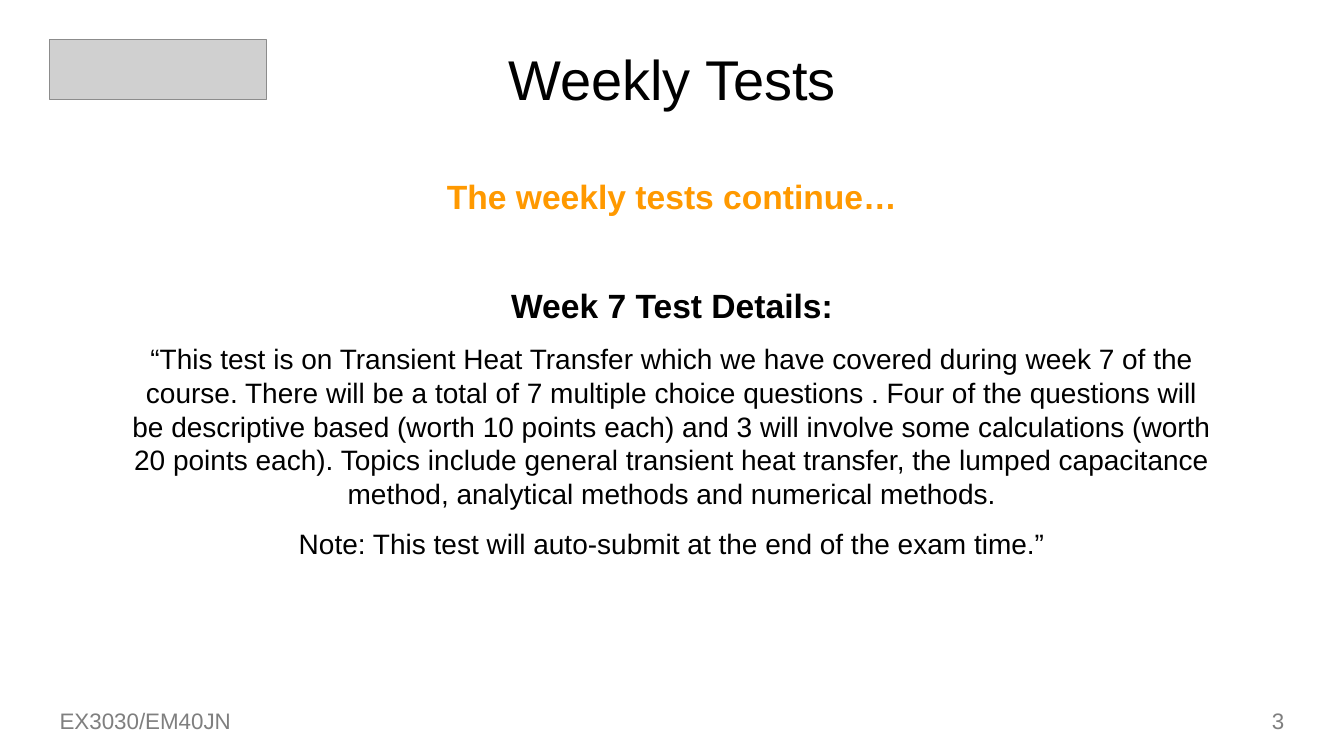
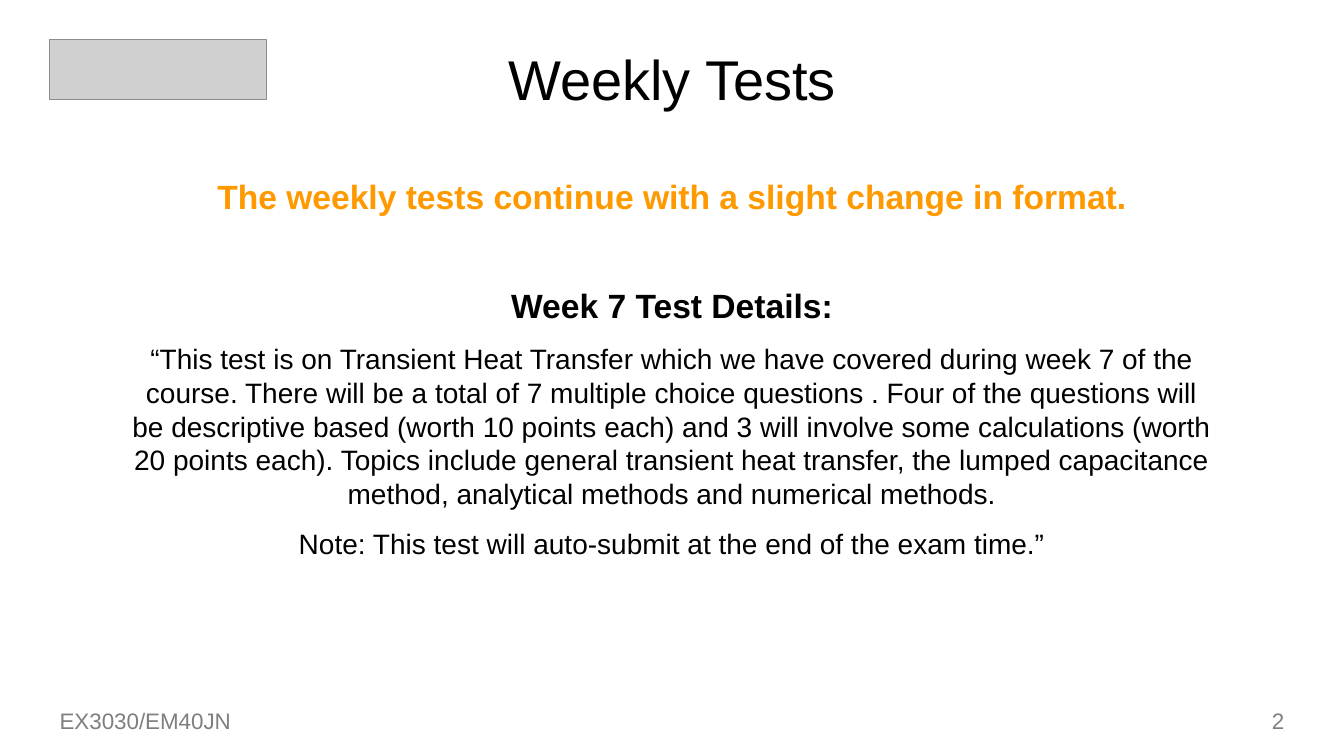
Before and after one commit to toastedcrumpets/HMMT, a slide deck: slide 2 of oldnotes/Week7-01.pptx (slide 3 before the commit). Drawn at 1344x756 pixels with LibreOffice and Linux fonts; fonts in the diff are those of the drawing; grey boxes stand for pictures. Boxes give left, top, right and bottom in pixels: in the first picture for what was removed or moved away, otherwise in the second. Text is boxed around its words. In the diff, an @@ line names an element or a change of style, - is before the commit and + after.

```diff
--- a/oldnotes/Week7-01.pptx
+++ b/oldnotes/Week7-01.pptx
@@ text at (x1=217, y1=184, x2=1126, y2=216): text changed @@
-The weekly tests continue…
+The weekly tests continue with a slight change in format.
@@ page number at (x1=1272, y1=713, x2=1284, y2=729): text changed @@
-3
+2
```
Also in this commit, not shown: 1 other slide changed, 1 slide removed, 1 other file.
